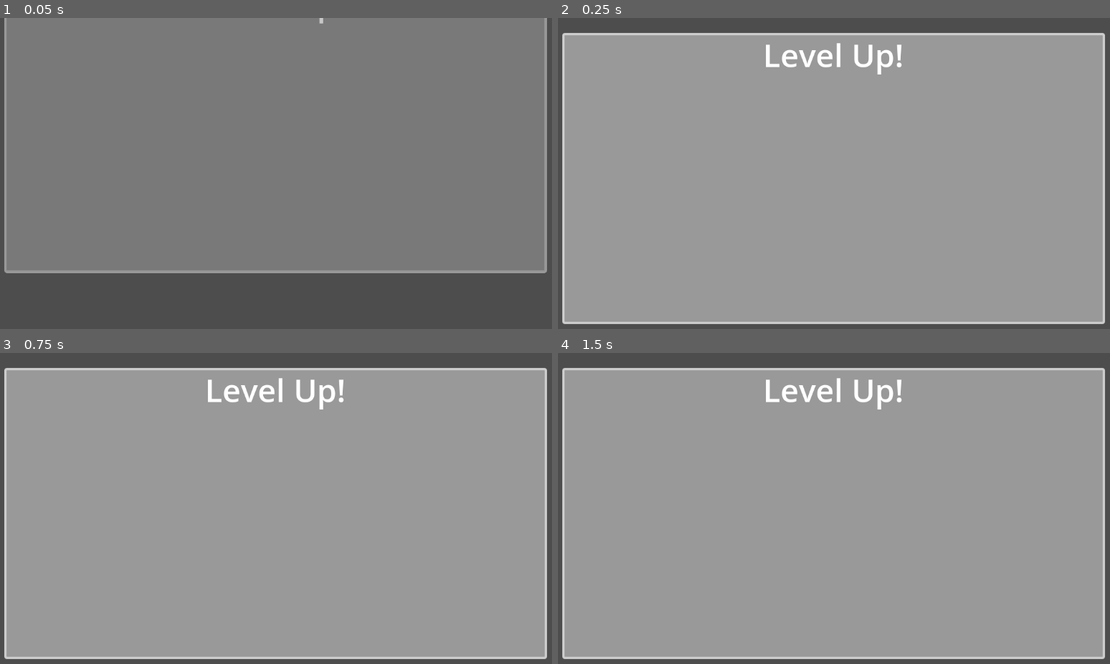
Above: before the commit, frames 1-4 (two rows, left to right).
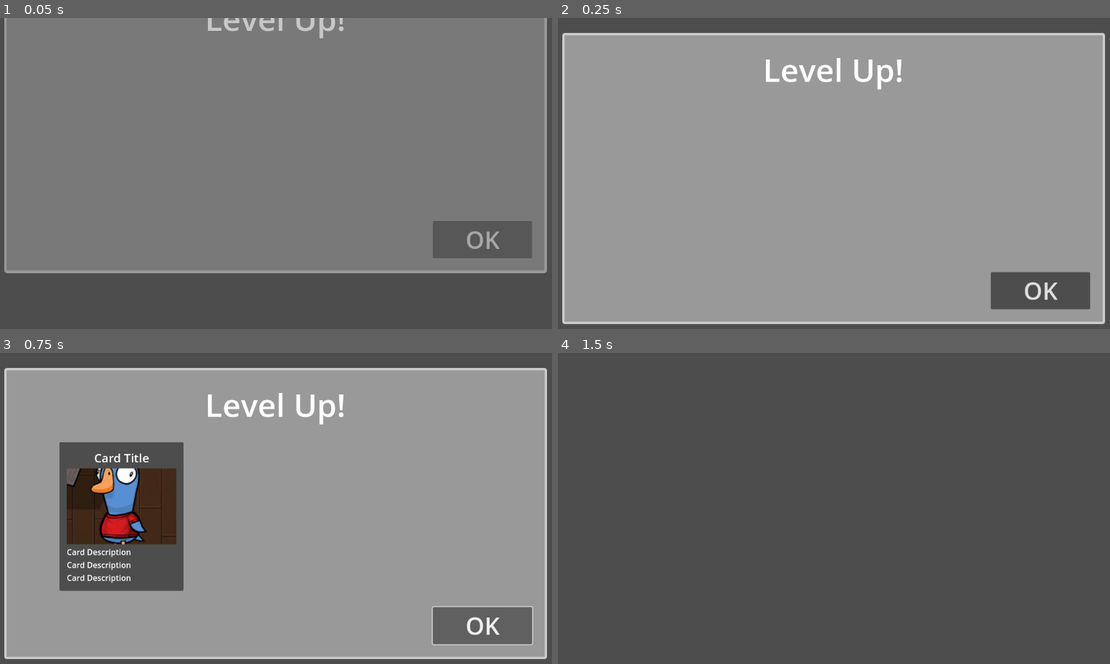
Above: after the commit, the same moments.

Repository: bluewind109/level-up-popup
Game: Godot game, scene res://scenes/canvas.tscn
Same seed, same stepped clock (60 frames per second), same inputs: the game is played once before the commit and once after it.
Inputs (mouse positions are in pixels of both pictures, inside the frame that each line leads up to):
- Up to frame 1 (0.05 s): no input
- Up to frame 2 (0.25 s): no input
- Up to frame 3 (0.75 s): click (480, 626) at 0.5 s, where only the run after the commit has a clickable "OK"
- Up to frame 4 (1.5 s): click (1038, 626) at 1.25 s, where only the run after the commit has a clickable "OK"

The runs differ from the first frame. In frame 1, 2.5% of the frame differs, in the area x 37-97%, y 0-78%; in frame 2, 3.3%; in frame 3, 14%; in frame 4, 92%, in the area x 0-100%, y 4-99%.
Error before the commit: Invalid access of index '0' on a base object of type: 'Array'. (res://scenes/level_up_panel.gd:35)

Commit message:
Update level up panel: Hide panel on clicking OK button

Diff:
--- a/scenes/leval_up_panel.tscn
+++ b/scenes/leval_up_panel.tscn
@@ -1,6 +1,7 @@
-[gd_scene load_steps=4 format=3 uid="uid://4xnbu4xk042k"]
+[gd_scene load_steps=5 format=3 uid="uid://4xnbu4xk042k"]
 
 [ext_resource type="Script" uid="uid://boql8rxoou484" path="res://scenes/level_up_panel.gd" id="1_d14fk"]
+[ext_resource type="PackedScene" uid="uid://bkr80g22y78fw" path="res://scenes/level_up_card.tscn" id="2_ghlmq"]
 
 [sub_resource type="StyleBoxFlat" id="StyleBoxFlat_owpp6"]
 border_width_left = 5
@@ -27,33 +28,12 @@
 theme_override_constants/margin_right = 30
 theme_override_constants/margin_bottom = 30
 
-[node name="level_up_panel" type="Panel" parent="." node_paths=PackedStringArray("card_container")]
+[node name="level_up_panel" type="Panel" parent="." node_paths=PackedStringArray("card_container", "button_ok")]
 layout_mode = 2
 theme_override_styles/panel = SubResource("StyleBoxFlat_owpp6")
 script = ExtResource("1_d14fk")
-card_container = NodePath("v_box_container/hb_card_container")
-
-[node name="v_box_container" type="VBoxContainer" parent="level_up_panel"]
-layout_mode = 1
-anchors_preset = 15
-anchor_right = 1.0
-anchor_bottom = 1.0
-grow_horizontal = 2
-grow_vertical = 2
-theme_override_constants/separation = 15
-
-[node name="label_title" type="Label" parent="level_up_panel/v_box_container"]
-layout_mode = 2
-text = "Level Up!"
-label_settings = SubResource("LabelSettings_7axt1")
-horizontal_alignment = 1
-vertical_alignment = 1
-
-[node name="hb_card_container" type="HBoxContainer" parent="level_up_panel/v_box_container"]
-layout_mode = 2
-size_flags_vertical = 3
-theme_override_constants/separation = 60
-alignment = 1
+card_container = NodePath("margin_container/v_box_container/hb_card_container")
+button_ok = NodePath("margin_container/v_box_container/hb_button_container/button_ok")
 
 [node name="margin_container" type="MarginContainer" parent="level_up_panel"]
 layout_mode = 1
@@ -62,3 +42,38 @@
 anchor_bottom = 1.0
 grow_horizontal = 2
 grow_vertical = 2
+theme_override_constants/margin_left = 30
+theme_override_constants/margin_top = 30
+theme_override_constants/margin_right = 30
+theme_override_constants/margin_bottom = 30
+
+[node name="v_box_container" type="VBoxContainer" parent="level_up_panel/margin_container"]
+layout_mode = 2
+theme_override_constants/separation = 15
+alignment = 1
+
+[node name="label_title" type="Label" parent="level_up_panel/margin_container/v_box_container"]
+layout_mode = 2
+text = "Level Up!"
+label_settings = SubResource("LabelSettings_7axt1")
+horizontal_alignment = 1
+vertical_alignment = 1
+
+[node name="hb_card_container" type="HBoxContainer" parent="level_up_panel/margin_container/v_box_container"]
+layout_mode = 2
+size_flags_vertical = 3
+theme_override_constants/separation = 60
+alignment = 1
+
+[node name="level_up_card" parent="level_up_panel/margin_container/v_box_container/hb_card_container" instance=ExtResource("2_ghlmq")]
+layout_mode = 2
+
+[node name="hb_button_container" type="HBoxContainer" parent="level_up_panel/margin_container/v_box_container"]
+layout_mode = 2
+alignment = 2
+
+[node name="button_ok" type="Button" parent="level_up_panel/margin_container/v_box_container/hb_button_container"]
+custom_minimum_size = Vector2(200, 50)
+layout_mode = 2
+theme_override_font_sizes/font_size = 48
+text = "OK"
--- a/scenes/level_up_panel.gd
+++ b/scenes/level_up_panel.gd
@@ -3,14 +3,22 @@
 
 @export var card_prefab = preload("res://scenes/level_up_card.tscn")
 @export var card_container: HBoxContainer
+@export var button_ok: Button
 
 var tween_duration: float = 0.5
+var is_animation_done: bool = false
 
 func _ready() -> void:
+	if (button_ok):
+		button_ok.pressed.connect(_on_button_ok)
 	show_popup()
 
 func show_popup() -> void:
 	print("show_popup")
+	is_animation_done = false
+	for i in card_container.get_children():
+		card_container.remove_child(i)
+		i.queue_free()
 	_tween_show_panel()
 	await get_tree().create_timer(tween_duration).timeout
 	_tween_show_card()
@@ -23,7 +31,7 @@
 	tween.set_ease(Tween.EASE_OUT)
 	tween.set_parallel(true)
 	tween.tween_property(self.get_parent(), "position:y", 0, 0.125)
-	tween.tween_property(self.get_parent(), "modulate:a", 1.0, 0.125)
+	tween.tween_property(self.get_parent(), "modulate:a", 1, 0.125)
 
 func _tween_show_card() -> void:
 	if (not card_prefab): return
@@ -32,8 +40,8 @@
 		var card_instance = card_prefab.instantiate() as CardLevelUp
 		card_container.add_child.call_deferred(card_instance)
 		await card_instance.ready
-		card_arr[i].enable_selection(false)
 		card_arr.append(card_instance)
+		card_instance.enable_selection(false)
 
 	for i in card_arr.size():
 		card_arr[i].show_card.call_deferred()
@@ -41,3 +49,17 @@
 
 	for i in card_arr.size():
 		card_arr[i].enable_selection(true)
+	is_animation_done = true
+
+func _tween_hide_panel():
+	self.get_parent().modulate.a = 1
+	var tween = create_tween()
+	tween.set_trans(Tween.TRANS_SINE)
+	tween.set_ease(Tween.EASE_IN)
+	tween.tween_property(self.get_parent(), "modulate:a", 0, 0.125)
+
+func _on_button_ok() -> void:
+	print("_on_button_ok")
+	if (not is_animation_done): return
+	_tween_hide_panel()
+	# TODO Whatever logic you want to put in
